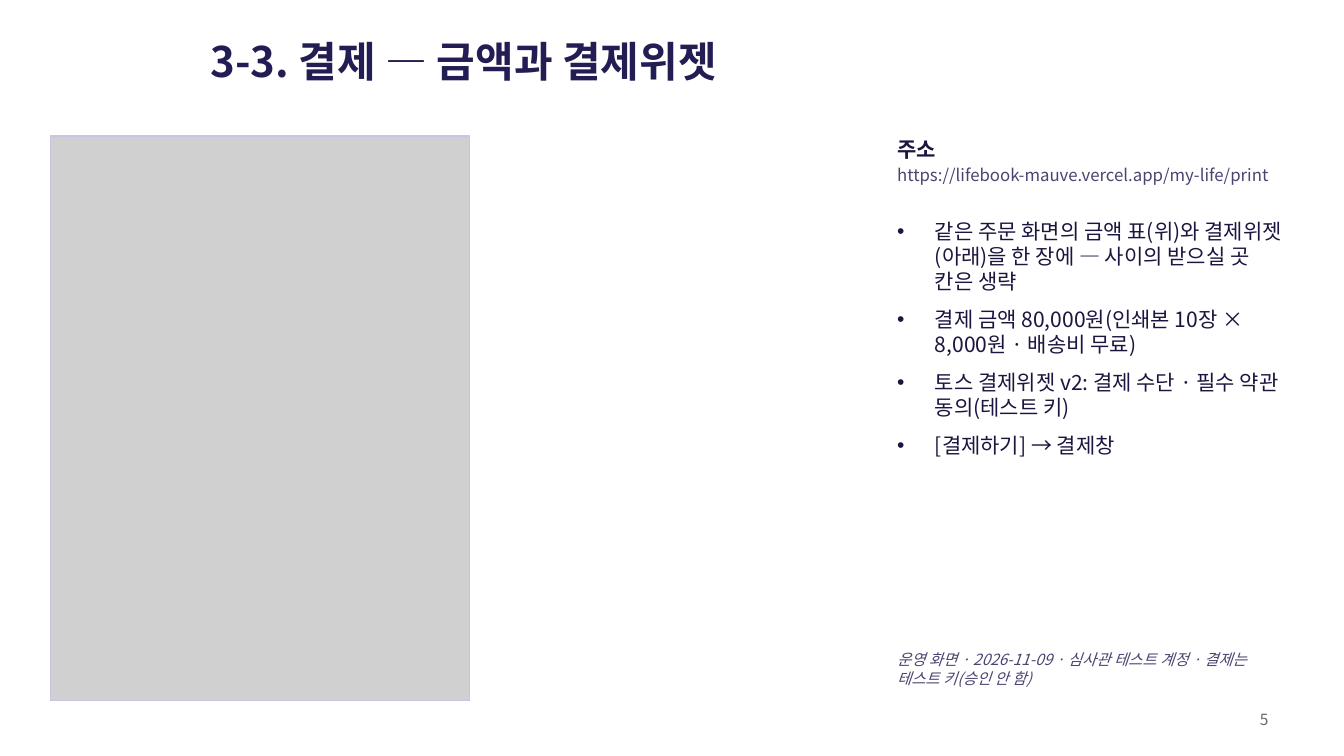
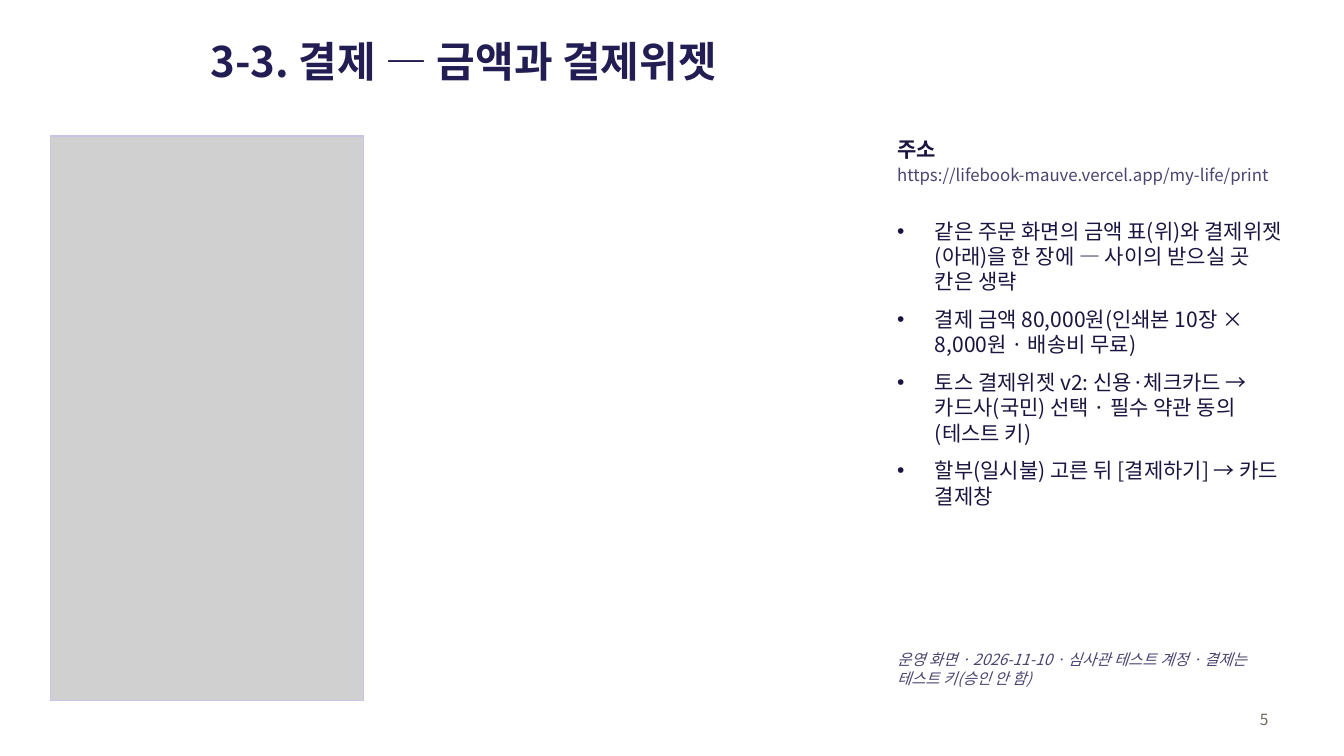
Before and after one commit to sml122900/lifebook, a slide deck: slide 5 of docs/toss/lifebook-결제경로.pptx. Drawn at 1344x756 pixels with LibreOffice and Linux fonts; fonts in the diff are those of the drawing; grey boxes stand for pictures. Boxes give left, top, right and bottom in pixels: in the first picture for what was removed or moved away, otherwise in the second. Text is boxed around its words. In the diff, an @@ line names an element or a change of style, - is before the commit and + after.

```diff
--- a/docs/toss/lifebook-결제경로.pptx
+++ b/docs/toss/lifebook-결제경로.pptx
@@ rectangle: place and size @@
-rectangle at box(50, 136, 470, 701)
+rectangle at box(50, 136, 364, 701)
@@ picture: place and size @@
-picture at box(50, 136, 470, 701)
+picture at box(50, 136, 364, 701)
@@ text at box(935, 372, 1279, 506): text changed @@
-• 토스 결제위젯 v2: 결제 수단 · 필수 약관 동의(테스트 키)
-• [결제하기] → 결제창
+• 토스 결제위젯 v2: 신용·체크카드 → 카드사(국민) 선택 · 필수 약관 동의(테스트 키)
+• 할부(일시불) 고른 뒤 [결제하기] → 카드 결제창
@@ text at box(897, 652, 1247, 687): text changed @@
-운영 화면 · 2026-11-09 · 심사관 테스트 계정 · 결제는 테스트 키(승인 안 함)
+운영 화면 · 2026-11-10 · 심사관 테스트 계정 · 결제는 테스트 키(승인 안 함)
```
Also in this commit, not shown: 8 other slides changed, 1 slide removed, 2 other files.
